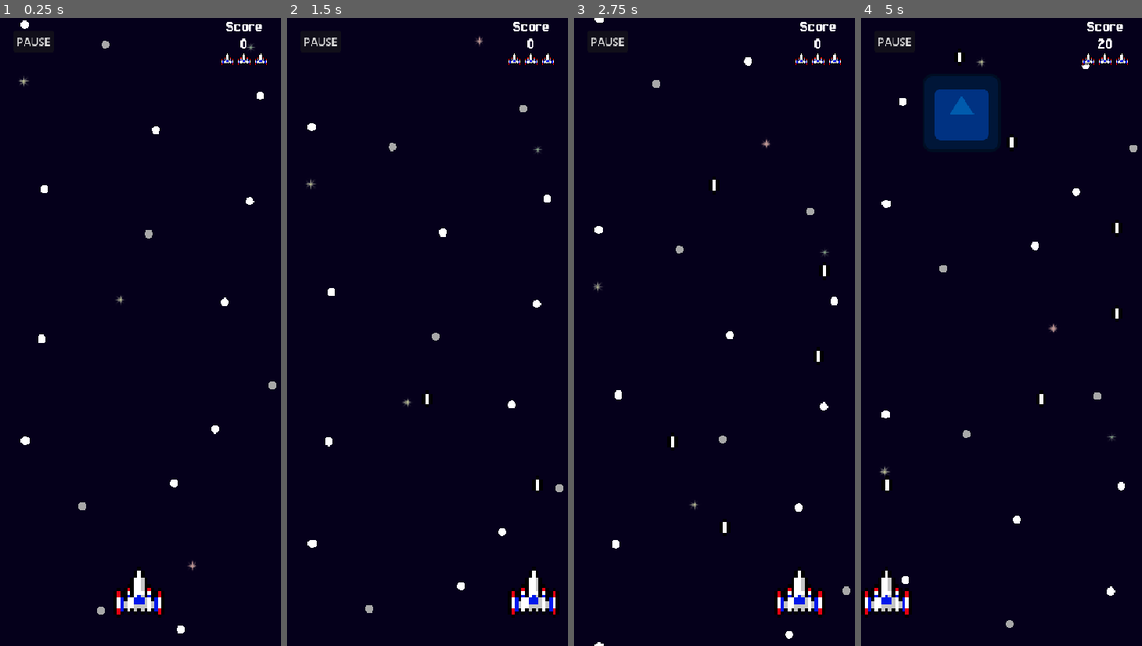
Above: before the commit, frames 1-4 (left to right).
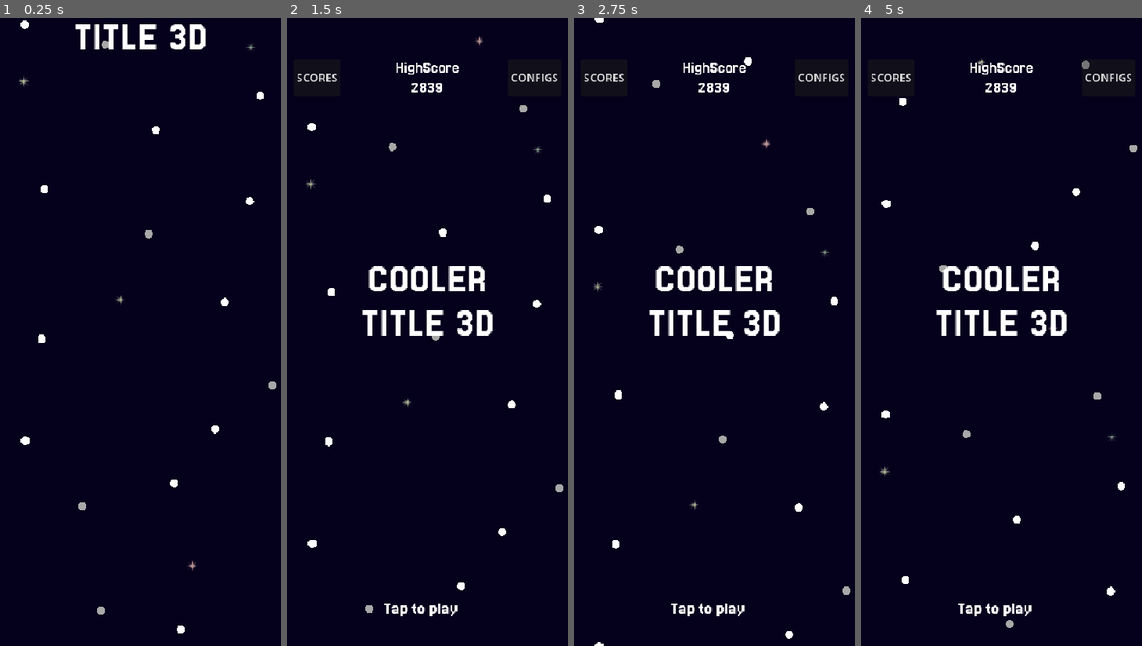
Above: after the commit, the same moments.

Repository: Juawo/space-shooter
Game: Godot game, scene res://scenes/game/main.tscn
Same seed, same stepped clock (60 frames per second), same inputs: the game is played once before the commit and once after it. The engine's default icon, where the game draws it, is replaced by a stand-in: a white triangle on a blue panel in a dark square.
Inputs:
- Up to frame 1 (0.25 s): no input
- Up to frame 2 (1.5 s): tap Enter at 0.5, 1.25 s; hold Right (ui_right) 0.53-1.28 s; hold Left (ui_left) from 1.28 s (still down)
- Up to frame 3 (2.75 s): tap Enter at 2 s; release Left (ui_left) at 2.03 s; hold Right (ui_right) from 2.03 s (still down)
- Up to frame 4 (5 s): tap Enter at 2.75, 3.5, 4.25 s; release Right (ui_right) at 3.53 s; hold Left (ui_left) from 3.53 s (still down)

The runs differ from the first frame. In frame 1, 2.2% of the frame differs, in the area x 6-96%, y 0-96%; in frame 2, 4.2%; in frame 3, 4.4%; in frame 4, 7.5%, in the area x 0-97%, y 0-96%.

Commit message:
Refactor HUD and GameWorld integration; add animations for HUD visibility and manage game state transitions

Diff:
--- a/scenes/game/gameWorld/game_world.tscn
+++ b/scenes/game/gameWorld/game_world.tscn
@@ -19,10 +19,11 @@
 
 [node name="Hud" parent="." instance=ExtResource("5_7j6fr")]
 anchors_preset = 0
+anchor_top = 0.0
 anchor_right = 0.0
 anchor_bottom = 0.0
-offset_top = 10.0
+offset_top = 19.0
 offset_right = 412.0
-offset_bottom = 50.0
+offset_bottom = 59.0
 grow_horizontal = 1
 size_flags_horizontal = 3
--- a/scenes/game/main.tscn
+++ b/scenes/game/main.tscn
@@ -22,3 +22,4 @@
 visible = false
 
 [node name="GameWorld" parent="." instance=ExtResource("3_yd8kv")]
+visible = false
--- a/scenes/ui/Hud/hud.tscn
+++ b/scenes/ui/Hud/hud.tscn
@@ -1,18 +1,56 @@
-[gd_scene load_steps=4 format=3 uid="uid://l1a381jt4yc8"]
+[gd_scene load_steps=7 format=3 uid="uid://l1a381jt4yc8"]
 
 [ext_resource type="Script" uid="uid://ddvu56av5q6em" path="res://scripts/ui/Hud/hud.gd" id="1_7ow3k"]
 [ext_resource type="FontFile" uid="uid://d30hgfkq7jl3v" path="res://assets/ui/fonts/Jersey_25/Jersey25-Regular.ttf" id="1_8rpsh"]
 [ext_resource type="Texture2D" uid="uid://bl1qcpmv6n4ks" path="res://assets/sprites/idle.png" id="3_uputy"]
+
+[sub_resource type="Animation" id="Animation_uputy"]
+resource_name = "show_hud"
+length = 0.6
+tracks/0/type = "value"
+tracks/0/imported = false
+tracks/0/enabled = true
+tracks/0/path = NodePath(".:position")
+tracks/0/interp = 2
+tracks/0/loop_wrap = true
+tracks/0/keys = {
+"times": PackedFloat32Array(0, 0.43333334, 0.5833333),
+"transitions": PackedFloat32Array(1, 1, 1),
+"update": 0,
+"values": [Vector2(0, -95), Vector2(0, 40), Vector2(0, 19)]
+}
+
+[sub_resource type="Animation" id="Animation_vvc7a"]
+length = 0.001
+tracks/0/type = "value"
+tracks/0/imported = false
+tracks/0/enabled = true
+tracks/0/path = NodePath(".:position")
+tracks/0/interp = 1
+tracks/0/loop_wrap = true
+tracks/0/keys = {
+"times": PackedFloat32Array(0),
+"transitions": PackedFloat32Array(1),
+"update": 0,
+"values": [Vector2(0, 19)]
+}
+
+[sub_resource type="AnimationLibrary" id="AnimationLibrary_vvc7a"]
+_data = {
+&"RESET": SubResource("Animation_vvc7a"),
+&"show_hud": SubResource("Animation_uputy")
+}
 
 [node name="Hud" type="Control"]
 process_mode = 3
 z_index = 20
 custom_minimum_size = Vector2(412, 40)
 layout_mode = 3
+anchor_top = 0.021000002
 anchor_right = 1.0
-anchor_bottom = 0.063
-offset_top = 19.0
-offset_bottom = 19.229
+anchor_bottom = 0.08400001
+offset_top = -0.25700188
+offset_bottom = -0.028076172
 grow_horizontal = 2
 size_flags_vertical = 0
 script = ExtResource("1_7ow3k")
@@ -80,4 +118,9 @@
 layout_mode = 2
 texture = ExtResource("3_uputy")
 
+[node name="AnimationPlayer" type="AnimationPlayer" parent="."]
+libraries = {
+&"": SubResource("AnimationLibrary_vvc7a")
+}
+
 [connection signal="pressed" from="MarginContainer/VBoxContainer/Button" to="." method="_on_button_pressed"]
--- a/scripts/game/enemies/enemies-spawner/enemies_spawner.gd
+++ b/scripts/game/enemies/enemies-spawner/enemies_spawner.gd
@@ -3,7 +3,7 @@
 
 # Referências das cenas dos inimigos
 var enemies: Array[PackedScene] = [
-	#preload("res://scenes/game/enemies/enemie1/enemie_1.tscn"),
+	preload("res://scenes/game/enemies/enemie1/enemie_1.tscn"),
 	preload("res://scenes/game/enemies/enemie2/enemie_2.tscn"),
 	preload("res://scenes/game/enemies/enemie3/enemie_3.tscn"),
 	preload("res://scenes/game/enemies/enemie4/enemie_4.tscn")
--- a/scripts/game/gameWorld/game_world.gd
+++ b/scripts/game/gameWorld/game_world.gd
@@ -5,3 +5,9 @@
 
 func _ready() -> void:
 	player.life_change.connect(hud.update_life)
+
+func hide_hud():
+	hud.hide_hud()
+
+func show_hud():
+	hud.show_hud()
--- a/scripts/game/main/main.gd
+++ b/scripts/game/main/main.gd
@@ -8,6 +8,7 @@
 @onready var main_menu : Control = $UI/MainMenu
 @onready var pause_menu: Control = $UI/PauseMenu
 @onready var game_over: Control = $UI/GameOver
+@onready var game_world: Node2D = $GameWorld
 
 # Enum com os estados possiveis do jogo
 enum GameStates { GAME, MAIN_MENU, PAUSED, GAME_OVER }
@@ -20,6 +21,7 @@
 	GameEvents.resume_requested.connect(_on_resume_requested)
 	GameEvents.main_menu_requested.connect(_on_main_menu_requested)
 	GameEvents.game_over.connect(_on_game_over)
+	state = GameStates.MAIN_MENU
 
 
 # MENU STATE
@@ -46,6 +48,10 @@
 				pause_menu.hide_pause_menu()
 			if game_over.is_showing:
 				game_over.hide_game_over()
+			if game_world.hud.is_showing:
+				game_world.hide_hud()
+
+			get_tree().paused = true
 			print("Game state changed to Main Menu")
 			main_menu.showMainMenu()
 
@@ -53,8 +59,10 @@
 			get_tree().paused = false
 			if main_menu.showing:
 				main_menu.hideMainMenu()
-			if pause_menu.is_showing :
+			if pause_menu.is_showing:
 				pause_menu.hide_pause_menu()
+			game_world.show_hud()
+
 			print("Game state changed to Game")
 
 		GameStates.PAUSED :
--- a/scripts/ui/Hud/hud.gd
+++ b/scripts/ui/Hud/hud.gd
@@ -2,9 +2,22 @@
 
 @onready var score_value: Label = $MarginContainer/VBoxContainer/ScoreLife/ScoreValue
 @onready var life_hud: HBoxContainer = $MarginContainer/VBoxContainer/ScoreLife/LifeHud
+@onready var animation_player: AnimationPlayer = $AnimationPlayer
+var is_showing : bool = false
 
 func _ready() -> void:
 	SessionState.value_changed.connect(update_hud)
+
+func show_hud():
+	is_showing = true
+	visible = true
+	animation_player.play("show_hud")
+
+func hide_menu():
+	is_showing = false
+	animation_player.play_backwards("show_hud")
+	await animation_player.animation_finished
+	visible = is_showing
 
 func update_hud(score : int) -> void:
 	score_value.text = str(score)
